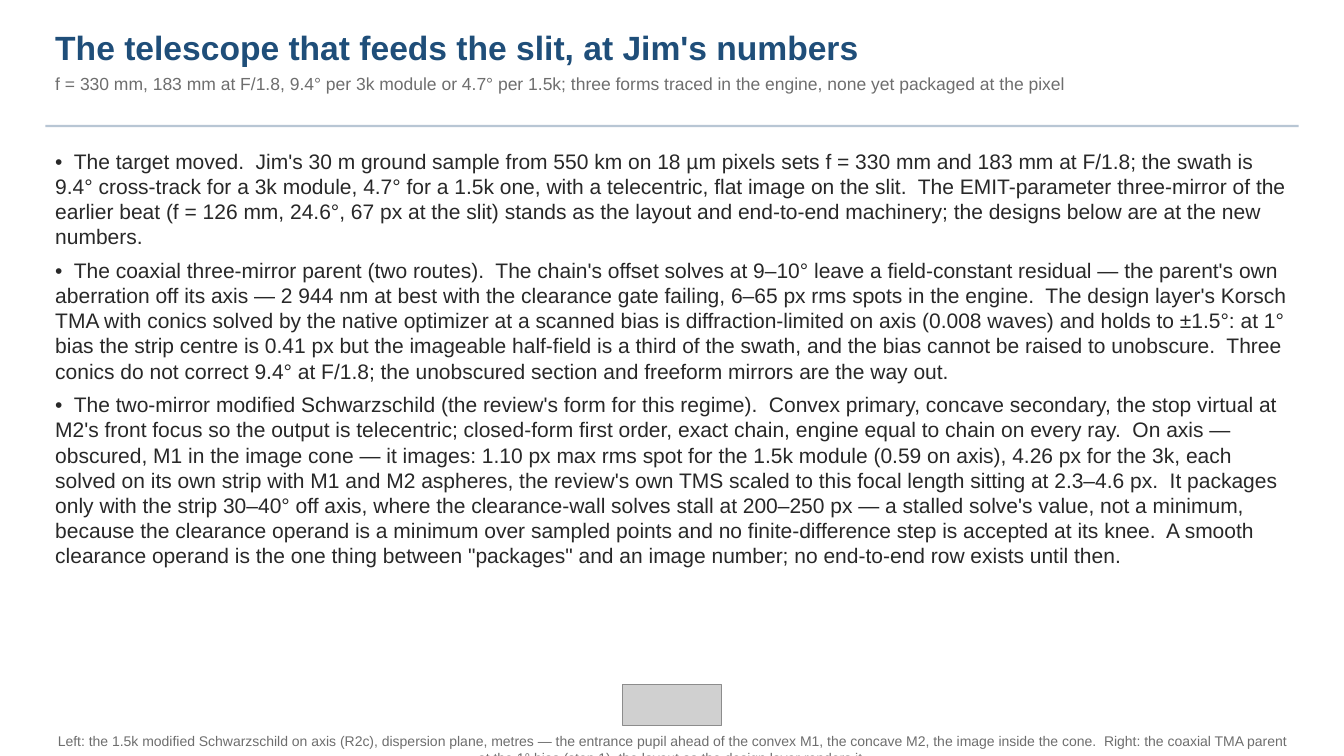
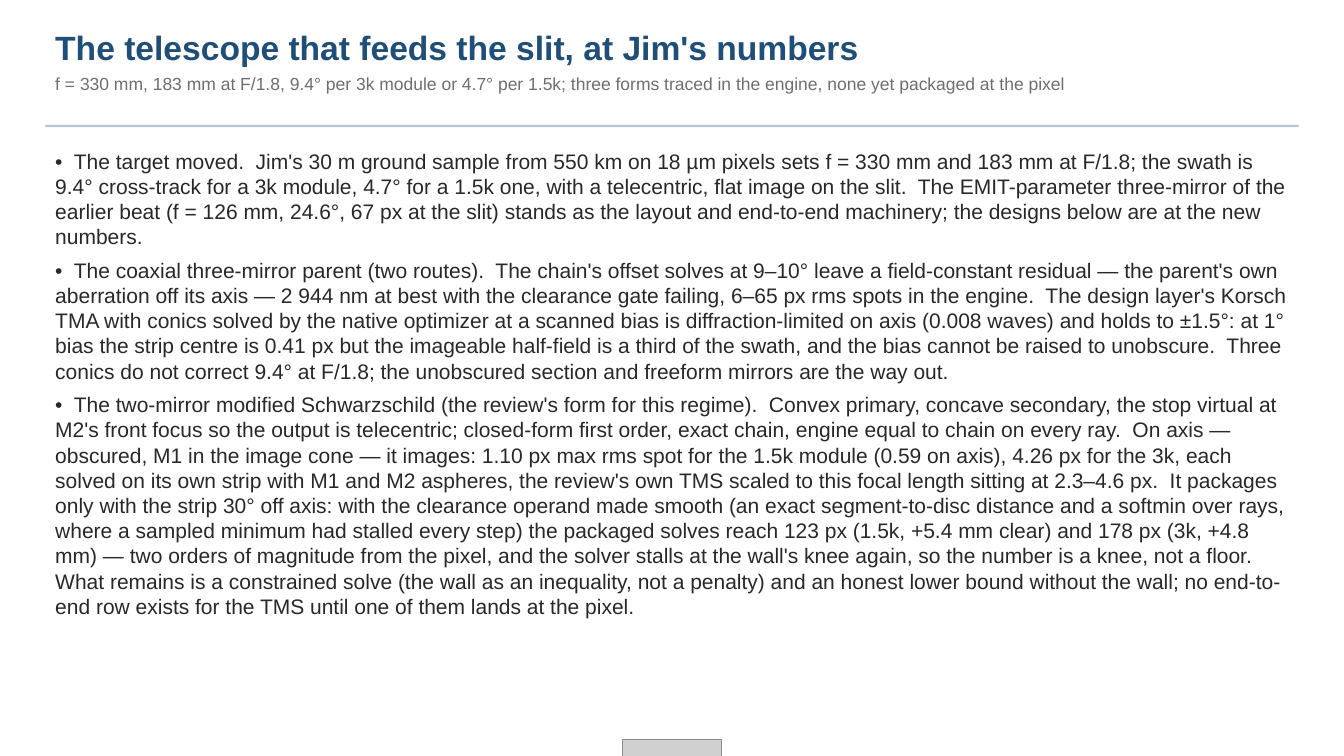
Before and after one commit to nasa-jpl/macos, a slide deck: slide 27 of demo_session/deck_dyson.pptx. Drawn at 1344x756 pixels with LibreOffice and Linux fonts; fonts in the diff are those of the drawing; grey boxes stand for pictures. Boxes give left, top, right and bottom in pixels: in the first picture for what was removed or moved away, otherwise in the second. Text is boxed around its words. In the diff, an @@ line names an element or a change of style, - is before the commit and + after.

```diff
--- a/demo_session/deck_dyson.pptx
+++ b/demo_session/deck_dyson.pptx
@@ text at bbox=[55, 396, 1284, 618]: text changed @@
-• The two-mirror modified Schwarzschild (the review's form for this regime). Convex primary, concave secondary, the stop virtual at M2's front focus so the output is telecentric; closed-form first order, exact chain, engine equal to chain on every ray. On axis — obscured, M1 in the image cone — it images: 1.10 px max rms spot for the 1.5k module (0.59 on axis), 4.26 px for the 3k, each solved on its own strip with M1 and M2 aspheres, the review's own TMS scaled to this focal length sitting at 2.3–4.6 px. It packages only with the strip 30–40° off axis, where the clearance-wall solves stall at 200–250 px — a stalled solve's value, not a minimum, because the clearance operand is a minimum over sampled points and no finite-difference step is accepted at its knee. A smooth clearance operand is the one thing between "packages" and an image number; no end-to-end row exists until then.
+• The two-mirror modified Schwarzschild (the review's form for this regime). Convex primary, concave secondary, the stop virtual at M2's front focus so the output is telecentric; closed-form first order, exact chain, engine equal to chain on every ray. On axis — obscured, M1 in the image cone — it images: 1.10 px max rms spot for the 1.5k module (0.59 on axis), 4.26 px for the 3k, each solved on its own strip with M1 and M2 aspheres, the review's own TMS scaled to this focal length sitting at 2.3–4.6 px. It packages only with the strip 30° off axis: with the clearance operand made smooth (an exact segment-to-disc distance and a softmin over rays, where a sampled minimum had stalled every step) the packaged solves reach 123 px (1.5k, +5.4 mm clear) and 178 px (3k, +4.8 mm) — two orders of magnitude from the pixel, and the solver stalls at the wall's knee again, so the number is a knee, not a floor. What remains is a constrained solve (the wall as an inequality, not a penalty) and an honest lower bound without the wall; no end-to-end row exists for the TMS until one of them lands at the pixel.
@@ text removed at bbox=[58, 736, 1287, 749] @@
-Left: the 1.5k modified Schwarzschild on axis (R2c), dispersion plane, metres — the entrance pupil ahead of the convex M1, the concave M2, the image inside the cone. Right: the coaxial TMA parent at the 1° bias (step 1), the layout as the design layer renders it.
@@ picture: place and size @@
-picture at bbox=[622, 685, 722, 725]
+picture at bbox=[622, 740, 722, 756]
```
Also in this commit, not shown: 1 other slide changed, 1 other file.
